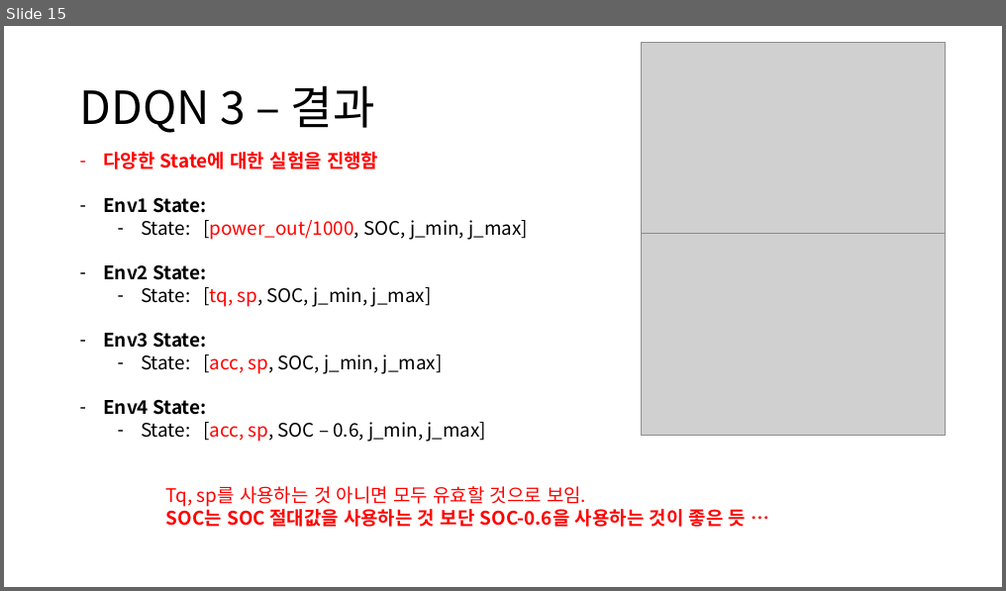
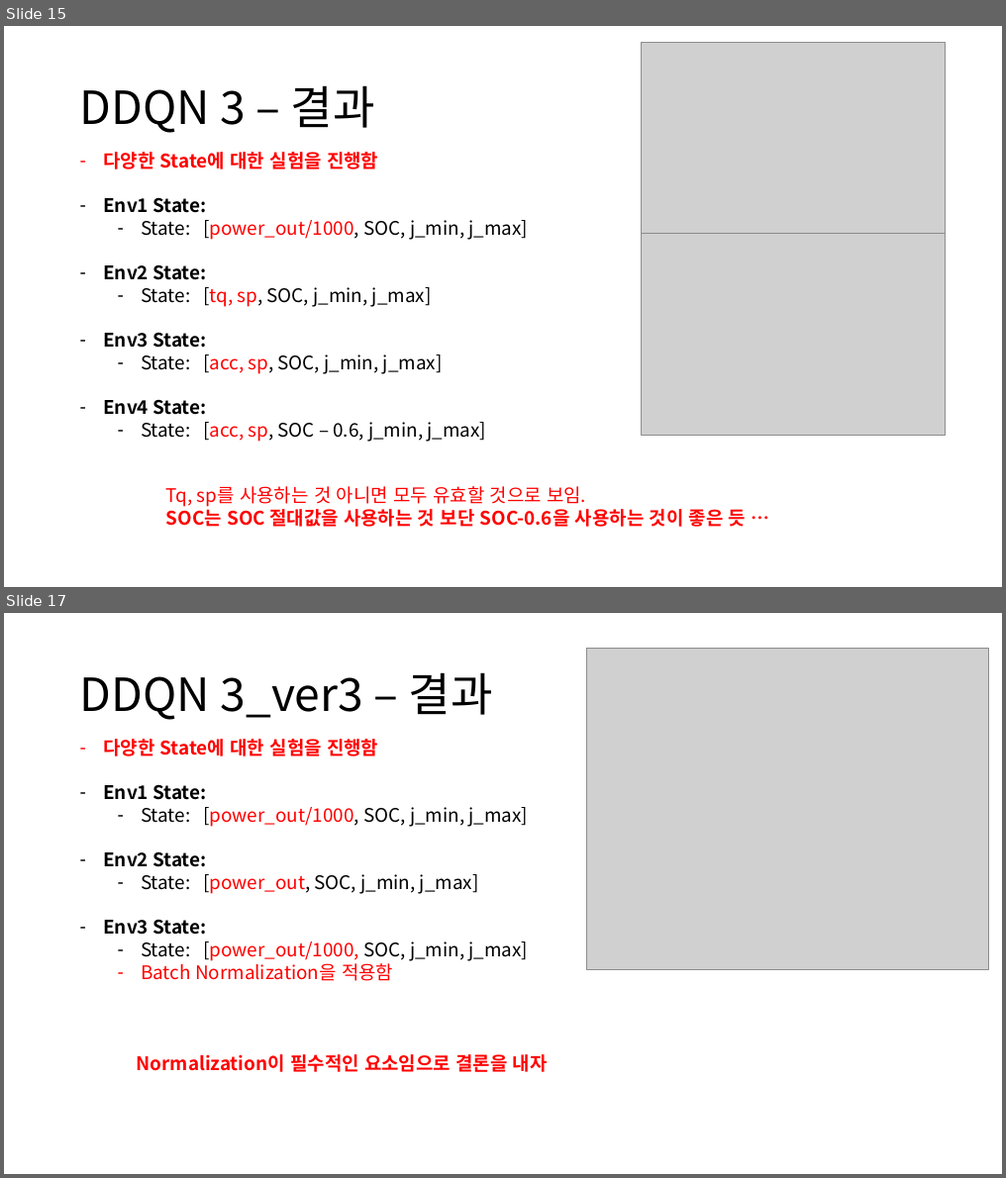
Before and after one commit to zidane89/experiment, a slide deck: 실험정리.pptx. Shown one above the other, each under a label of ours: slide 15 before the commit, slides 15 and 17 after it; the slides between them are not shown. The pictures are 1006x591 and 1006x1178 pixels, drawn with LibreOffice and Linux fonts; fonts in the diff are those of the drawing; grey boxes stand for pictures. Boxes give left, top, right and bottom in pixels: in the first picture for what was removed or moved away, otherwise in the second. Text is boxed around its words. In the diff, an @@ line names an element or a change of style, - is before the commit and + after.

```diff
--- a/실험정리.pptx
+++ b/실험정리.pptx
@@ slide 17 added at <box>4,613,1002,1174</box>, background #FFFFFF @@
@@ picture added at <box>586,649,988,969</box> @@
@@ title added at <box>80,672,493,720</box>, 44 pt, text #000000 @@
+DDQN 3_ver3 – 결과
@@ text added at <box>103,739,529,981</box>, 18 pt, text #000000 @@
+– 다양한 State에 대한 실험을 진행함
+– Env1 State:
+  – State: [power_out/1000, SOC, j_min, j_max]
+– Env2 State:
+  – State: [power_out, SOC, j_min, j_max]
+– Env3 State:
+  – State: [power_out/1000, SOC, j_min, j_max]
+  – Batch Normalization을 적용함
@@ text added at <box>137,1055,548,1072</box>, 18 pt, text #FF0000, bold @@
+Normalization이 필수적인 요소임으로 결론을 내자
```
Also in this commit, not shown: 2 slides changed, 1 other slide added, 10 other files.
